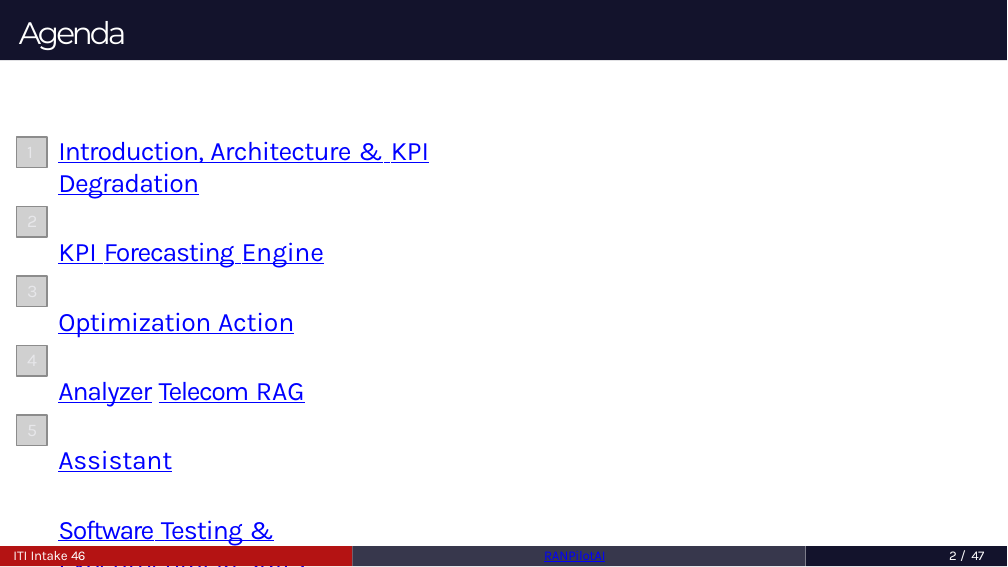
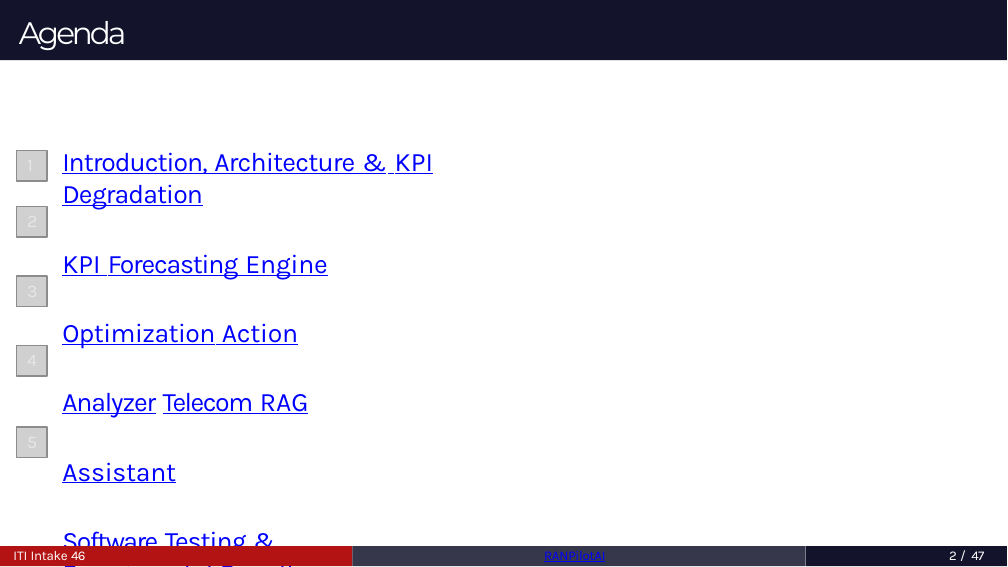
Before and after one commit to MahmoudAshrafYadem/ITI-Graduation_project, a slide deck: slide 2 of RANPilotAi_Graduation_Project_BOOK/presentation.pptx. Drawn at 1008x567 pixels with LibreOffice and Linux fonts; fonts in the diff are those of the drawing; grey boxes stand for pictures. Boxes give left, top, right and bottom in pixels: in the first picture for what was removed or moved away, otherwise in the second. Text is boxed around its words. In the diff, an @@ line names an element or a change of style, - is before the commit and + after.

```diff
--- a/RANPilotAi_Graduation_Project_BOOK/presentation.pptx
+++ b/RANPilotAi_Graduation_Project_BOOK/presentation.pptx
@@ text "Introduction, Architecture & KPI Degradation": place and size @@
-text "Introduction, Architecture & KPI Degradation" at <box>58,141,429,546</box>
+text "Introduction, Architecture & KPI Degradation" at <box>62,152,433,557</box>
@@ picture: place and size @@
-picture at <box>16,137,46,168</box>
+picture at <box>16,150,46,181</box>
@@ picture: place and size @@
-picture at <box>16,415,46,446</box>
+picture at <box>16,427,46,457</box>
```
Also in this commit, not shown: 7 other slides changed, 2 slides added, 2 slides removed.
